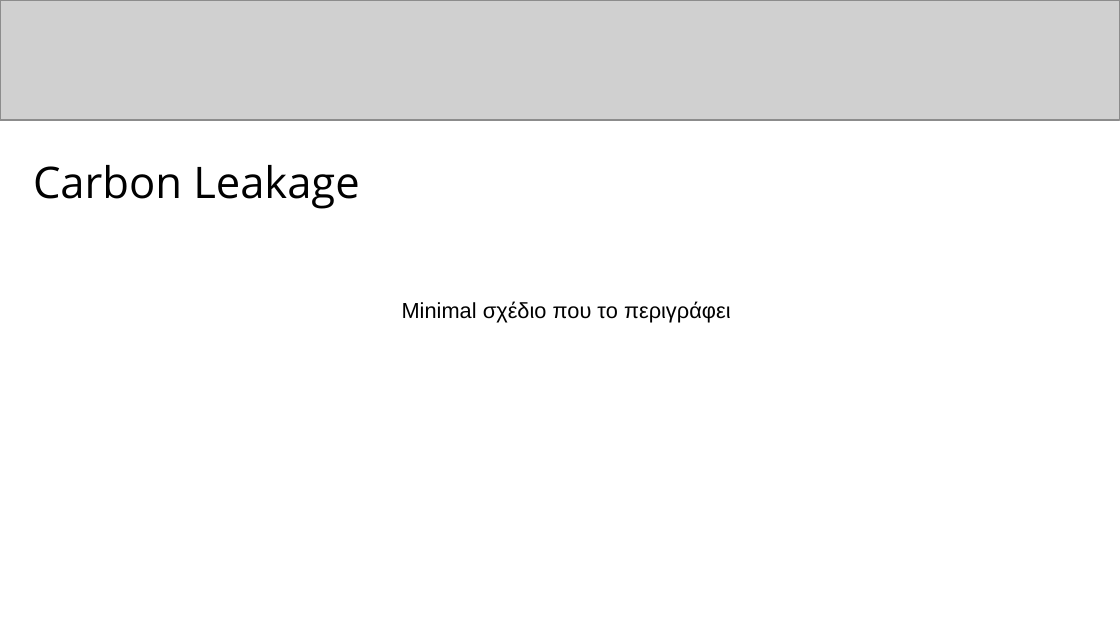
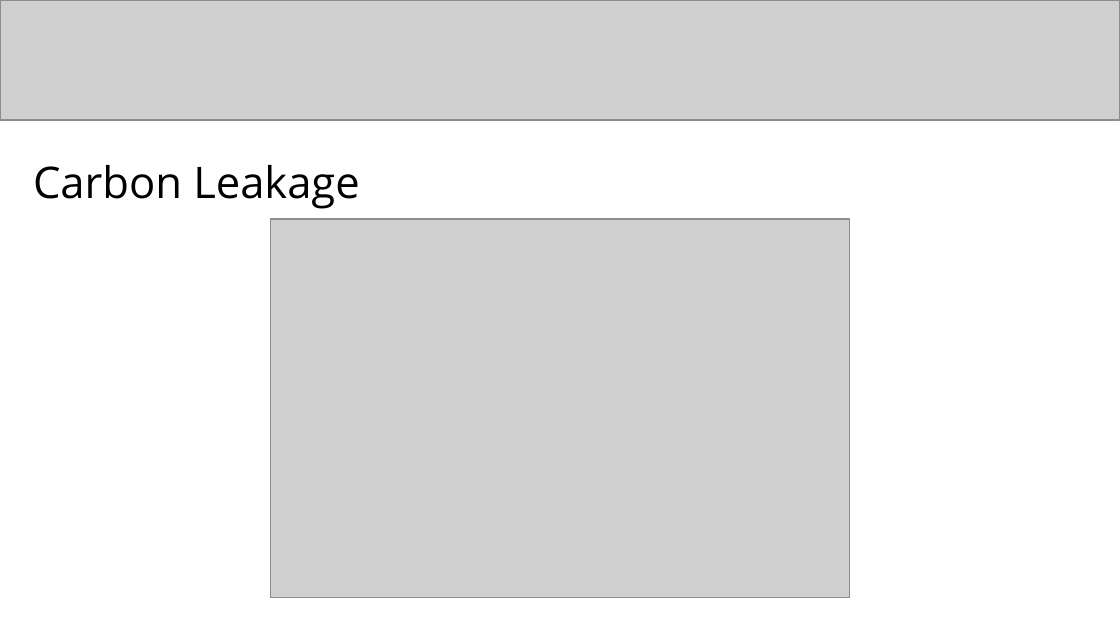
Before and after one commit to kwpap/Diplomatiki_kwpap_step_1, a slide deck: slide 4 of 4σέλιδο/Παρουσίαση/cest2023_demo_draft_v0.pptx (slide 3 before the commit). Drawn at 1120x630 pixels with LibreOffice and Linux fonts; fonts in the diff are those of the drawing; grey boxes stand for pictures. Boxes give left, top, right and bottom in pixels: in the first picture for what was removed or moved away, otherwise in the second. Text is boxed around its words. In the diff, an @@ line names an element or a change of style, - is before the commit and + after.

```diff
--- a/4σέλιδο/Παρουσίαση/cest2023_demo_draft_v0.pptx
+++ b/4σέλιδο/Παρουσίαση/cest2023_demo_draft_v0.pptx
@@ picture added at box(270, 220, 849, 598) @@
@@ text removed at box(402, 301, 731, 323) @@
-Minimal σχέδιο που το περιγράφει
```
Also in this commit, not shown: 2 other slides changed, 3 slides added, 1 slide removed, 11 other files.
